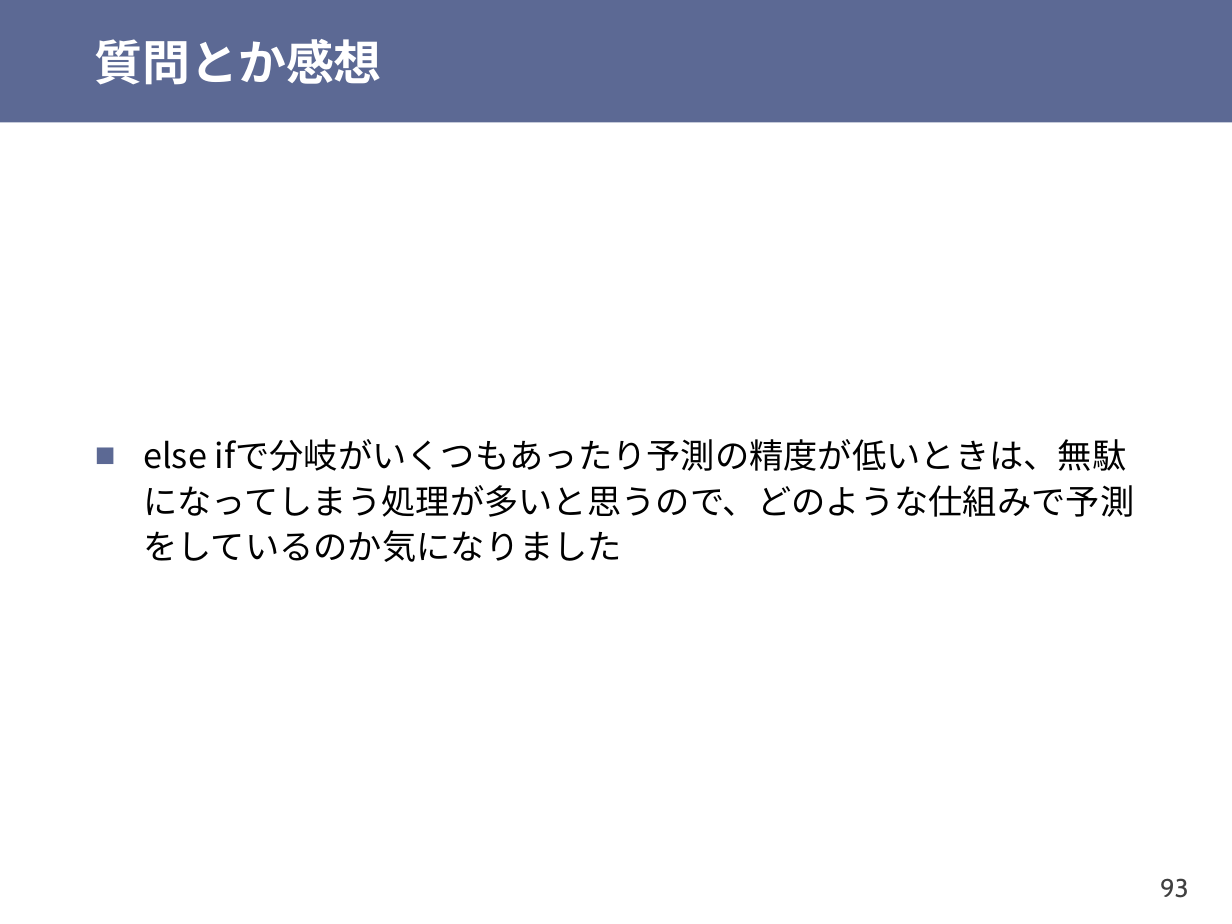
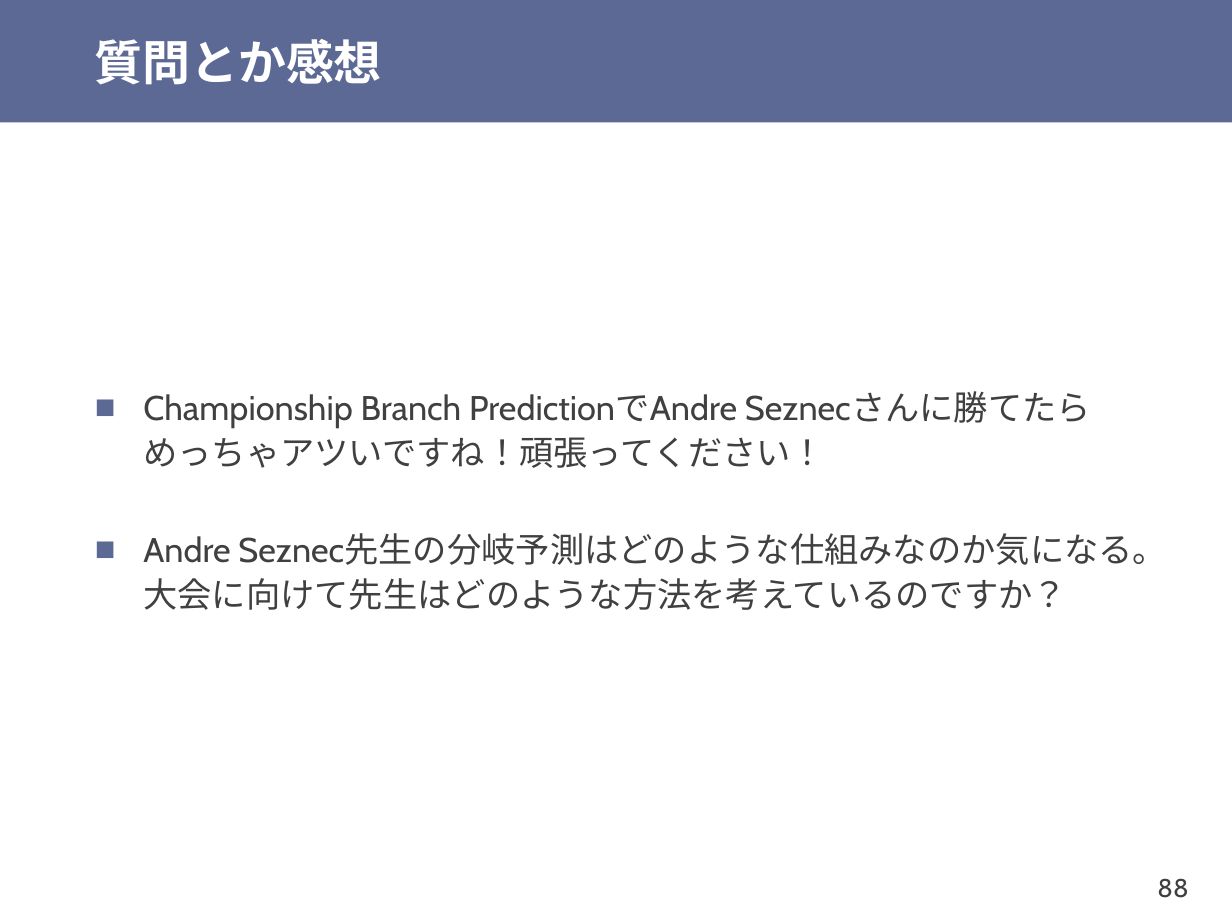
Before and after one commit to shioyadan/otya-computer-architecture-i, a slide deck: slide 88 of cai-shioya-07.pptx (slide 93 before the commit). Drawn at 1232x924 pixels with LibreOffice and Linux fonts; fonts in the diff are those of the drawing. Boxes give left, top, right and bottom in pixels: in the first picture for what was removed or moved away, otherwise in the second. Text is boxed around its words. In the diff, an @@ line names an element or a change of style, - is before the commit and + after.

```diff
--- a/cai-shioya-07.pptx
+++ b/cai-shioya-07.pptx
@@ text at box(143, 394, 1167, 610): text changed; font Noto Sans CJK JP to Cabin; text colour #000000 to #404040 @@
-■ else ifで分岐がいくつもあったり予測の精度が低いときは、無駄になってしまう処理が多いと思うので、どのような仕組みで予測をしているのか気になりました
+■ Championship Branch PredictionでAndre Seznecさんに勝てたらめっちゃアツいですね！頑張ってください！
+■ Andre Seznec先生の分岐予測はどのような仕組みなのか気になる。大会に向けて先生はどのような方法を考えているのですか？
@@ page number at box(1157, 878, 1188, 898): text changed @@
-93
+88
```
Also in this commit, not shown: 26 other slides changed, 4 slides added, 2 slides removed, 1 other file.
